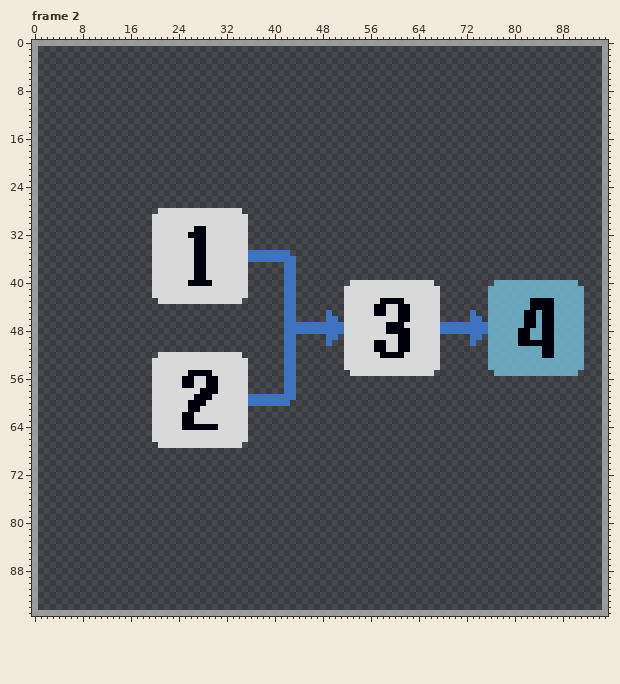
Two versions of one pixel-art file, assets/images/imgui_light/algorithm.ase. Above: the version before the commit.
96x96 pixels, 8 frames. Shown: frame 2. The commit also changed other frames, which this record leaves out.
And afterwards:
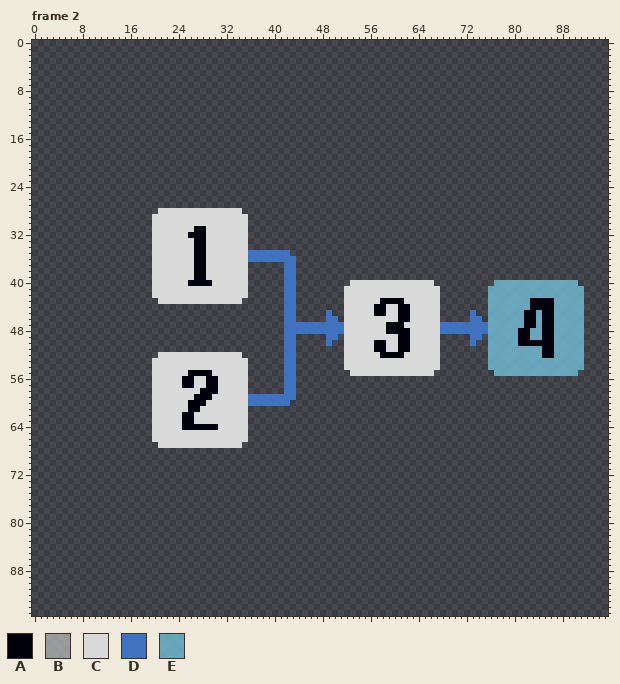
Palette (. is transparent): A #00000d  B #b3b3b3c7  C #d9d9d9  D #4073bf  E #73bfd9cc
From the commit log: Draw the algorithm and SSG-EG pictures' frames in a theme color
Changes in this commit:
layer "Layer 3" removed
Frame 2:
The author cleared colour B in row 0 at x 0 to 95; in rows 1 to 94 at x 0 and 95; in row 95 at x 0 to 95.
